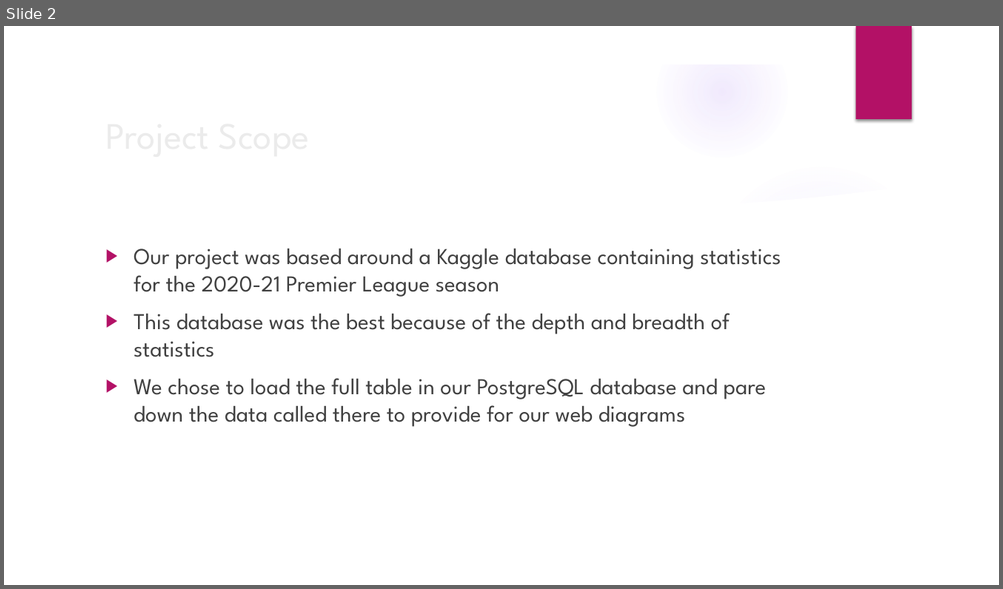
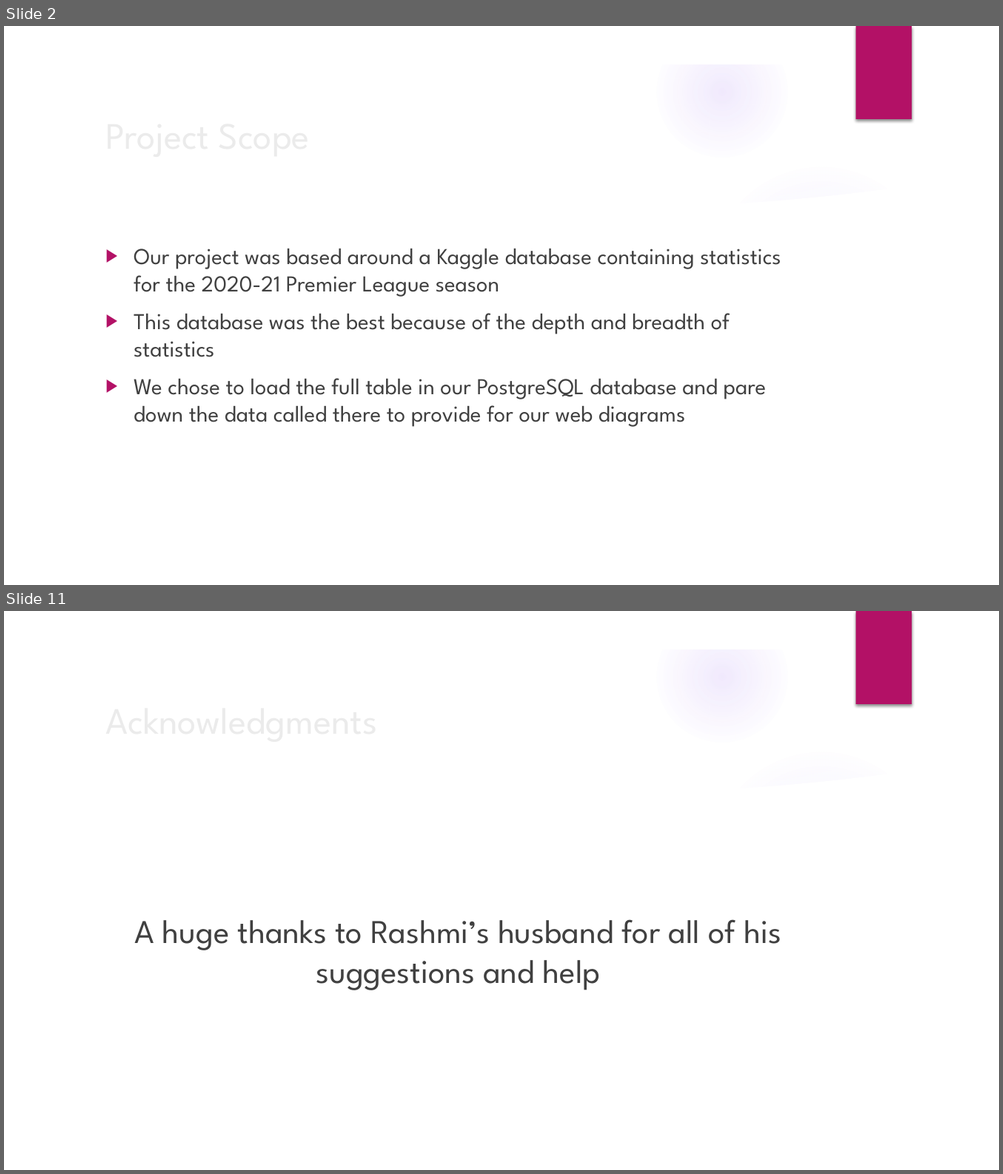
Before and after one commit to rashmirekha27/Home_runs_only, a slide deck: Premier League 2020-21 - Working.pptx. Shown one above the other, each under a label of ours: slide 2 before the commit, slides 2 and 11 after it; the slides between them are not shown. The pictures are 1003x589 and 1003x1174 pixels, drawn with LibreOffice and Linux fonts; fonts in the diff are those of the drawing; background and template pictures are left out. Boxes give left, top, right and bottom in pixels: in the first picture for what was removed or moved away, otherwise in the second. Text is boxed around its words. In the diff, an @@ line names an element or a change of style, - is before the commit and + after.

```diff
--- a/Premier League 2020-21 - Working.pptx
+++ b/Premier League 2020-21 - Working.pptx
@@ slide 11 added at [4,611,999,1170], background picture (left out); not listed: 9 template elements that a slide beside it also shows @@
@@ title added at [98,690,813,748], 36 pt, text #EBEBEB @@
+Acknowledgments
@@ text added at [134,920,781,991], 32 pt, text #404040 @@
+A huge thanks to Rashmi’s husband for all of his suggestions and help
```
Also in this commit, not shown: 8 slides changed.
